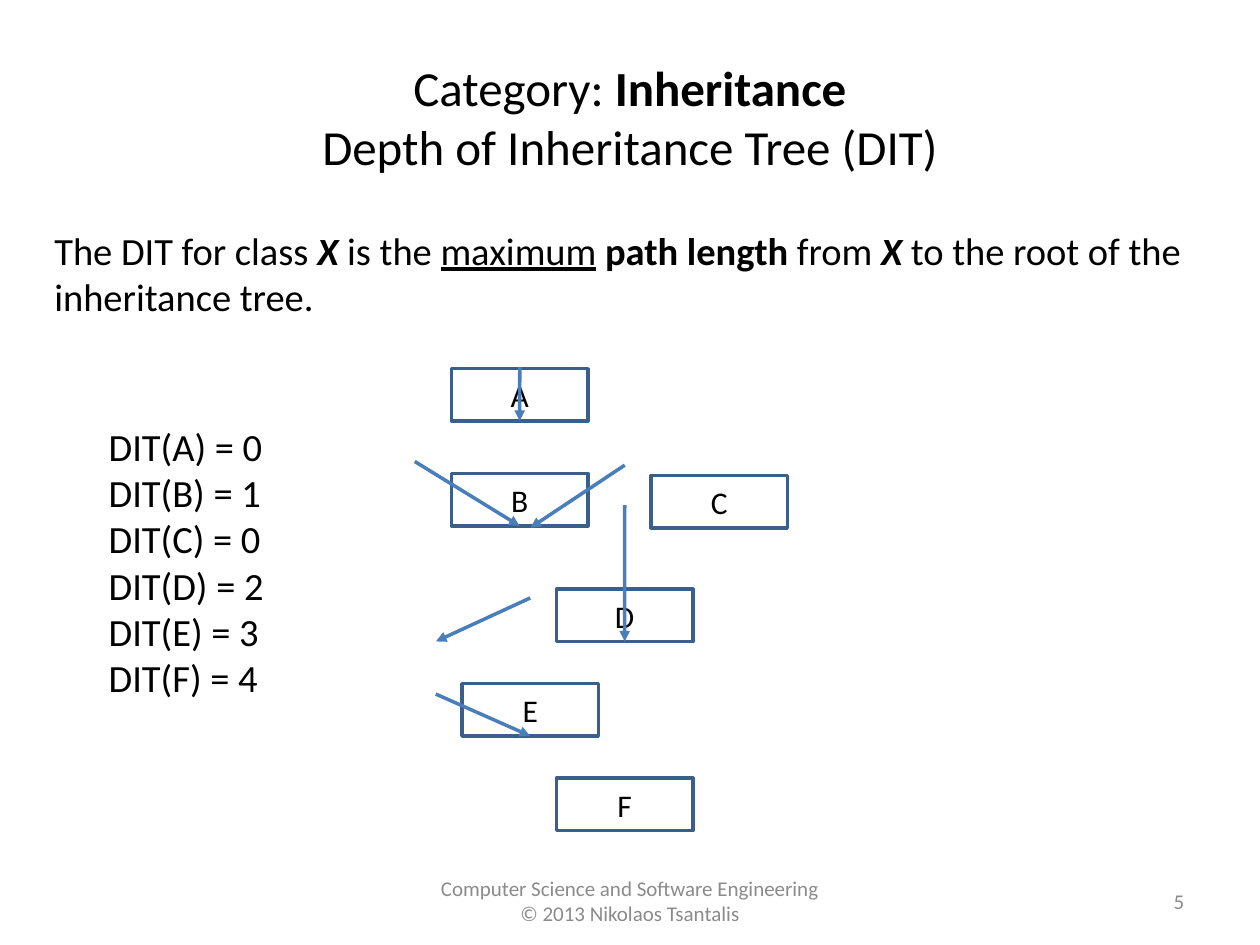
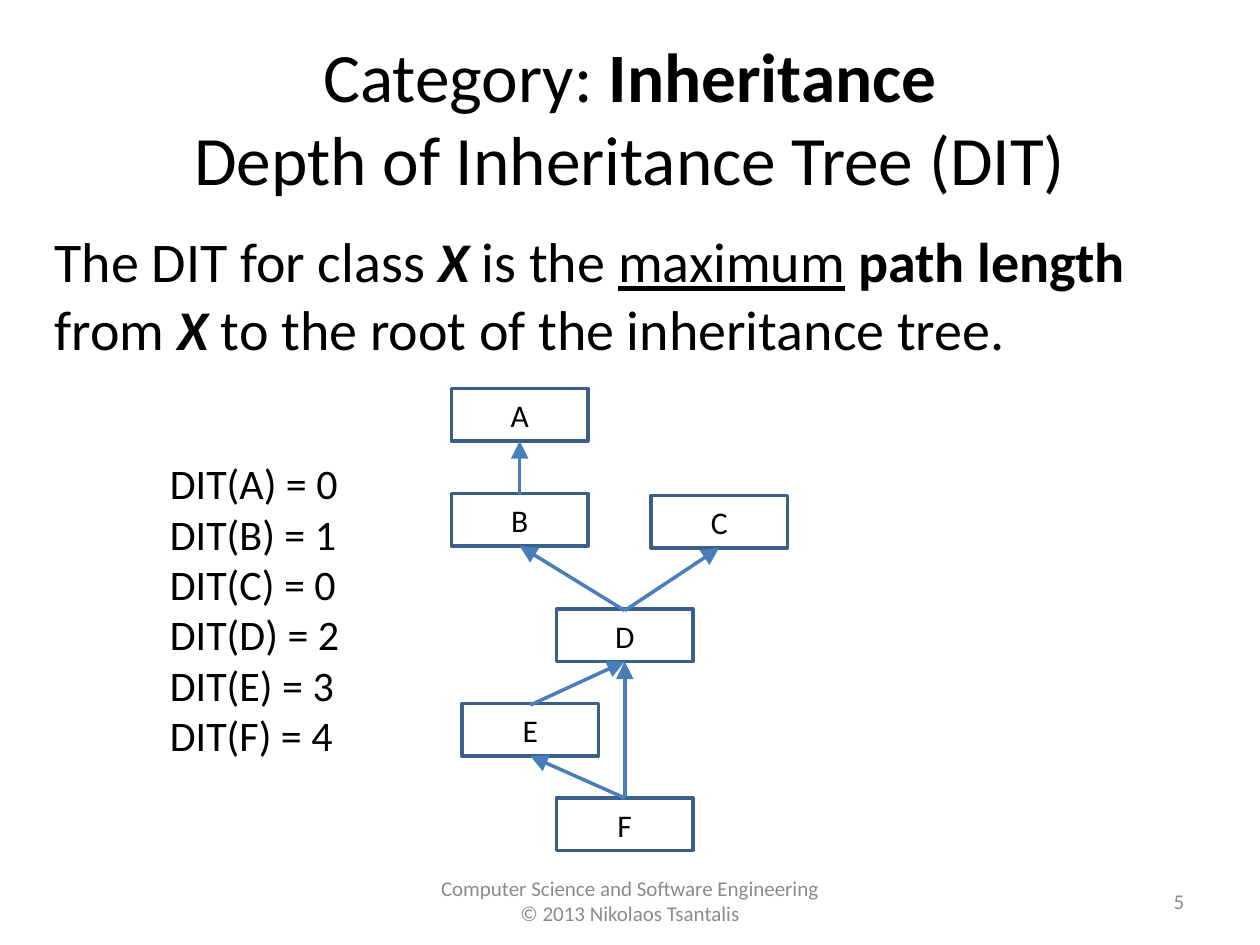
Before and after one commit to tajmilur-rahman/SOEN6611, a slide deck: slide 5 of lectures/lec3/Object-Oriented_Metrics_CK.pptx. Drawn at 1260x945 pixels with LibreOffice and Linux fonts; fonts in the diff are those of the drawing. Boxes give left, top, right and bottom in pixels: in the first picture for what was removed or moved away, otherwise in the second. Text is boxed around its words. In the diff, an @@ line names an element or a change of style, - is before the commit and + after.

```diff
--- a/lectures/lec3/Object-Oriented_Metrics_CK.pptx
+++ b/lectures/lec3/Object-Oriented_Metrics_CK.pptx
@@ title at (x1=194, y1=53, x2=1065, y2=197): text changed; size 28 to 39.6 pt @@
-Category: Inheritance
-Depth of Inheritance Tree (DIT)
+Category: Inheritance
+Depth of Inheritance Tree (DIT)
@@ text "The DIT for class X ..." at (x1=55, y1=242, x2=1125, y2=351): size 22 to 32 pt; more space between paragraphs @@
@@ arrow moved from (520, 367) - (519, 421) to (519, 495) - (519, 441) @@
@@ arrow (519, 495) - (519, 441): stroke #4A7EBB 2.01 pt to #4B7EBC 2 pt @@
@@ text "DIT(A) = 0" moved from (x1=109, y1=433, x2=263, y2=697) to (x1=170, y1=468, x2=339, y2=757) @@
@@ text "DIT(A) = 0" at (x1=170, y1=468, x2=339, y2=757): size 22 to 24 pt @@
@@ arrow removed from (415, 461) to (519, 525) @@
@@ 6 texts, 6 rectangles moved together from (x1=451, y1=369, x2=788, y2=832) to (x1=451, y1=388, x2=788, y2=850) @@
@@ outline #3A5F8B 2.01 pt to #3A5F8C 2 pt in 6 elements at (x1=451, y1=388, x2=587, y2=441), (x1=557, y1=609, x2=693, y2=662), (x1=462, y1=703, x2=598, y2=756), (x1=557, y1=798, x2=693, y2=850), (x1=451, y1=494, x2=587, y2=547), (x1=651, y1=495, x2=788, y2=548) @@
@@ arrow moved from (625, 465) - (530, 528) to (625, 611) - (519, 546) @@
@@ arrow (625, 611) - (519, 546): stroke #4A7EBB 2.01 pt to #4B7EBC 2 pt @@
@@ arrow added from (625, 611) to (719, 548), #4B7EBC 2 pt @@
@@ arrow removed from (530, 598) to (436, 641) @@
@@ arrow moved from (436, 694) - (530, 736) to (530, 706) - (625, 662) @@
@@ arrow (530, 706) - (625, 662): stroke #4A7EBB 2.01 pt to #4B7EBC 2 pt @@
@@ arrow moved from (625, 505) - (625, 641) to (625, 798) - (625, 662) @@
@@ arrow (625, 798) - (625, 662): stroke #4A7EBB 2.01 pt to #4B7EBC 2 pt @@
@@ arrow added from (625, 798) to (530, 756), #4B7EBC 2 pt @@
```
Also in this commit, not shown: 20 other slides changed, 12 other files.
